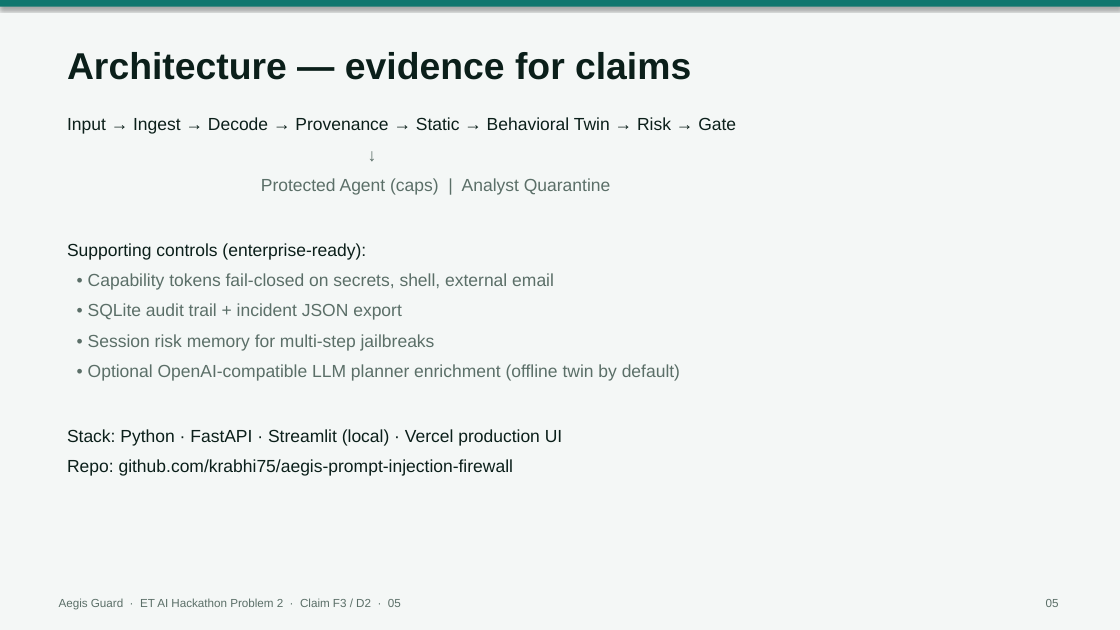
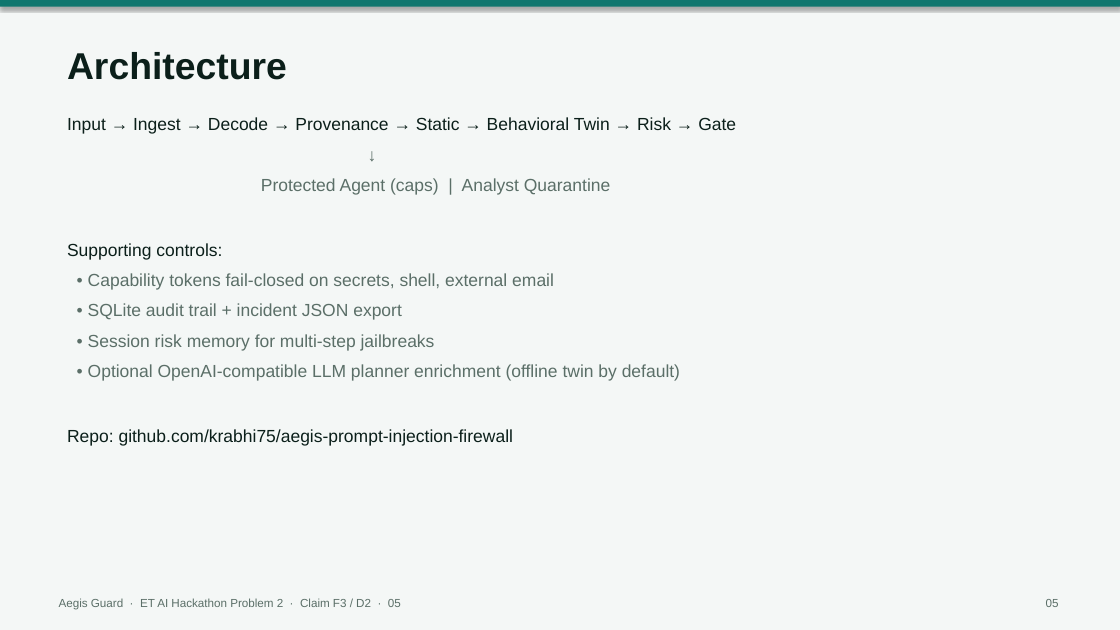
Before and after one commit to krabhi75/aegis-prompt-injection-firewall, a slide deck: slide 5 of aegis/submission/Aegis_Guard_ET_AI_Hackathon_Problem2.pptx. Drawn at 1120x630 pixels with LibreOffice and Linux fonts; fonts in the diff are those of the drawing. Boxes give left, top, right and bottom in pixels: in the first picture for what was removed or moved away, otherwise in the second. Text is boxed around its words. In the diff, an @@ line names an element or a change of style, - is before the commit and + after.

```diff
--- a/aegis/submission/Aegis_Guard_ET_AI_Hackathon_Problem2.pptx
+++ b/aegis/submission/Aegis_Guard_ET_AI_Hackathon_Problem2.pptx
@@ text at box(67, 52, 287, 80): text changed @@
-Architecture — evidence for claims
+Architecture
@@ text at box(67, 243, 222, 260): text changed @@
-Supporting controls (enterprise-ready):
+Supporting controls:
@@ text at box(67, 429, 562, 446): paragraph removed @@
-Stack: Python · FastAPI · Streamlit (local) · Vercel production UI
```
Also in this commit, not shown: 5 other slides changed, 4 slides added, 1 slide removed, 4 other files.
